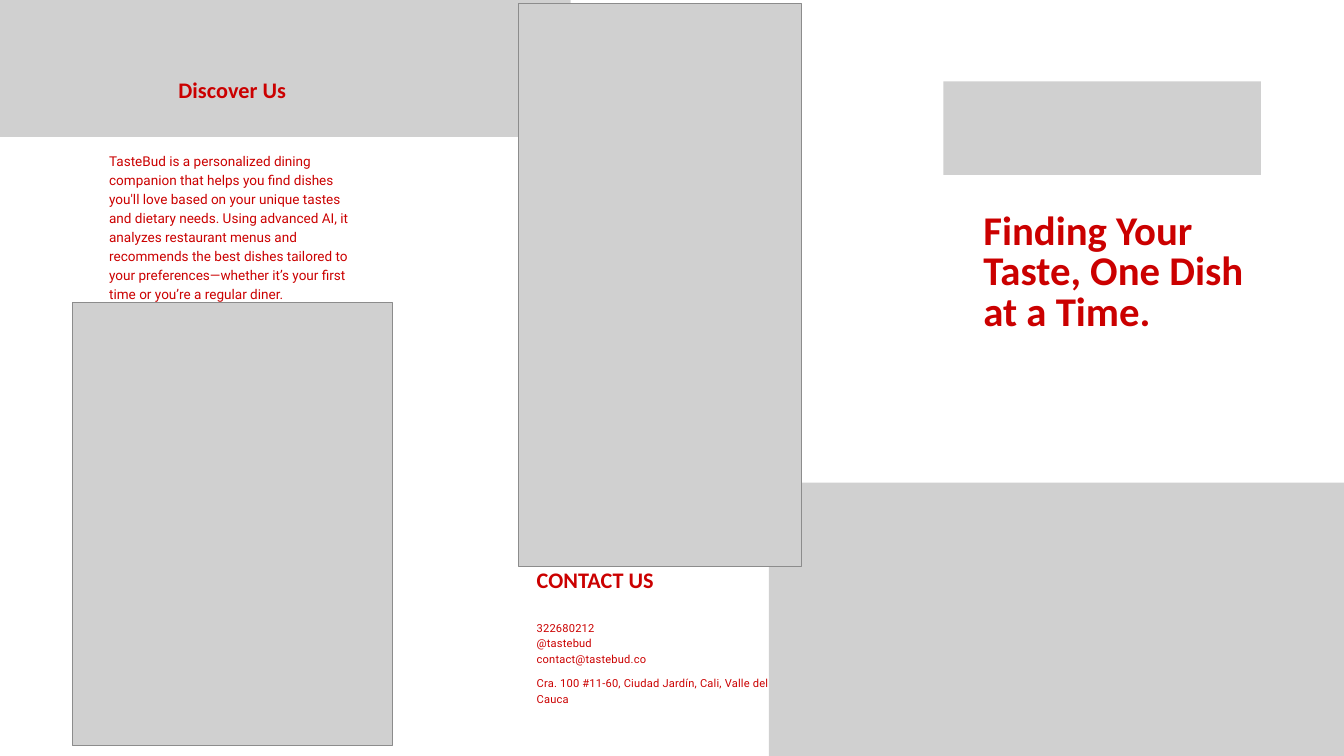
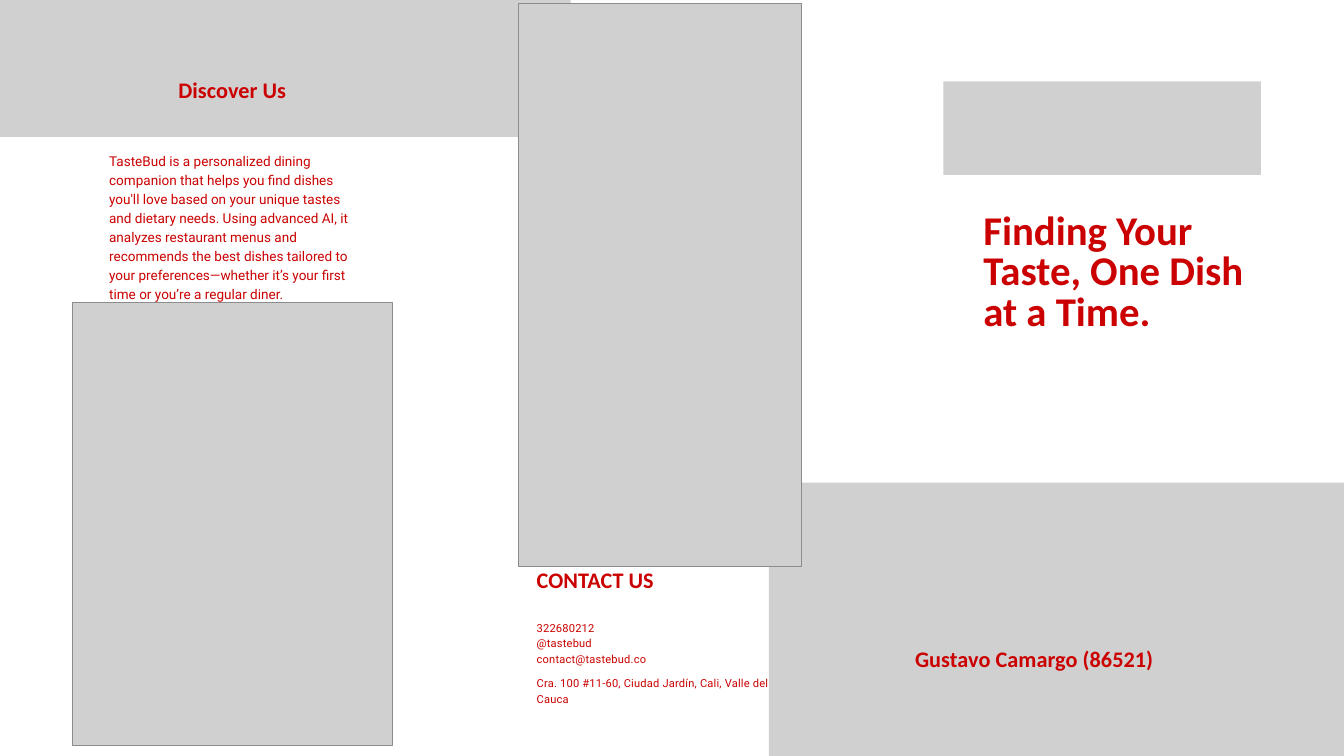
Before and after one commit to Jucer74/SoftwareArchitecture, a slide deck: slide 1 of Project/Context/tastebud.context.pptx. Drawn at 1344x756 pixels with LibreOffice and Linux fonts; fonts in the diff are those of the drawing; grey boxes stand for pictures; background and template pictures are left out. Boxes give left, top, right and bottom in pixels: in the first picture for what was removed or moved away, otherwise in the second. Text is boxed around its words. In the diff, an @@ line names an element or a change of style, - is before the commit and + after.

```diff
--- a/Project/Context/tastebud.context.pptx
+++ b/Project/Context/tastebud.context.pptx
@@ text added at [915, 650, 1153, 671], 23.8 pt, text #CB0000, bold @@
+Gustavo Camargo (86521)
```
Also in this commit, not shown: 2 other slides changed, 1 slide added.
